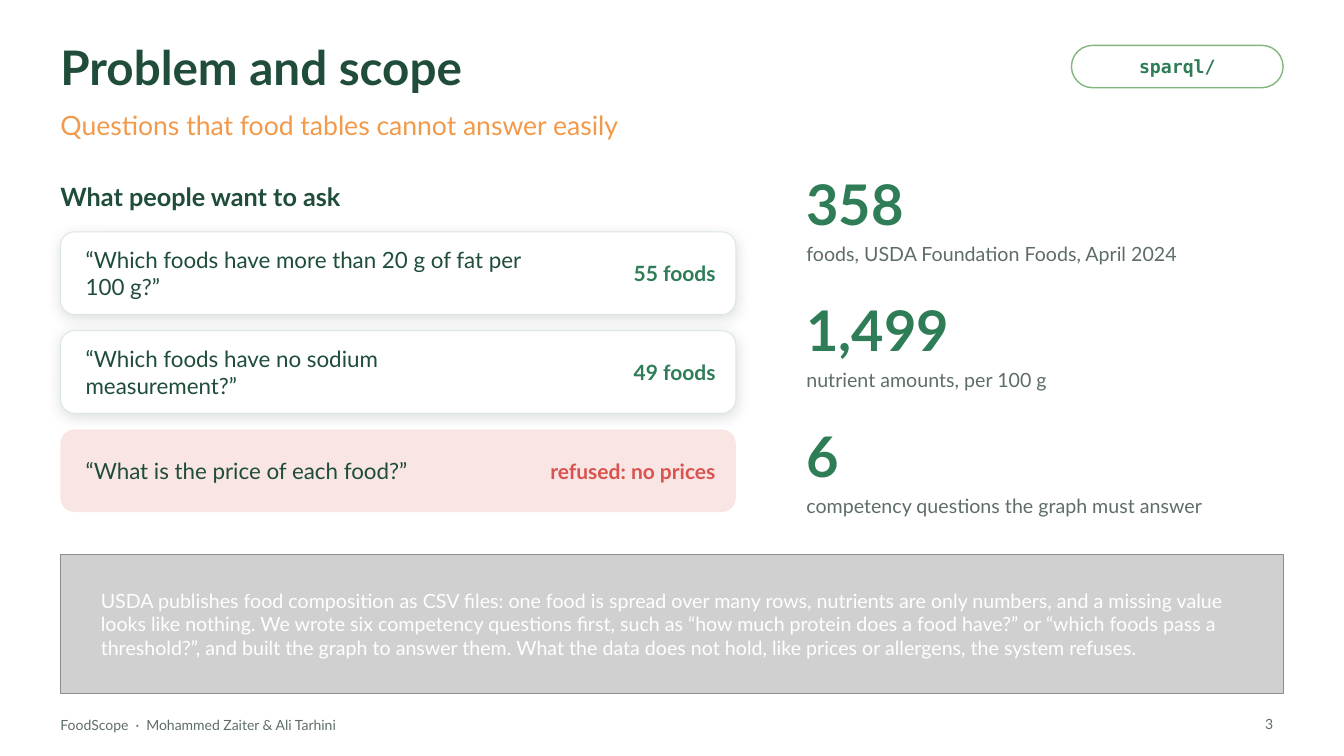
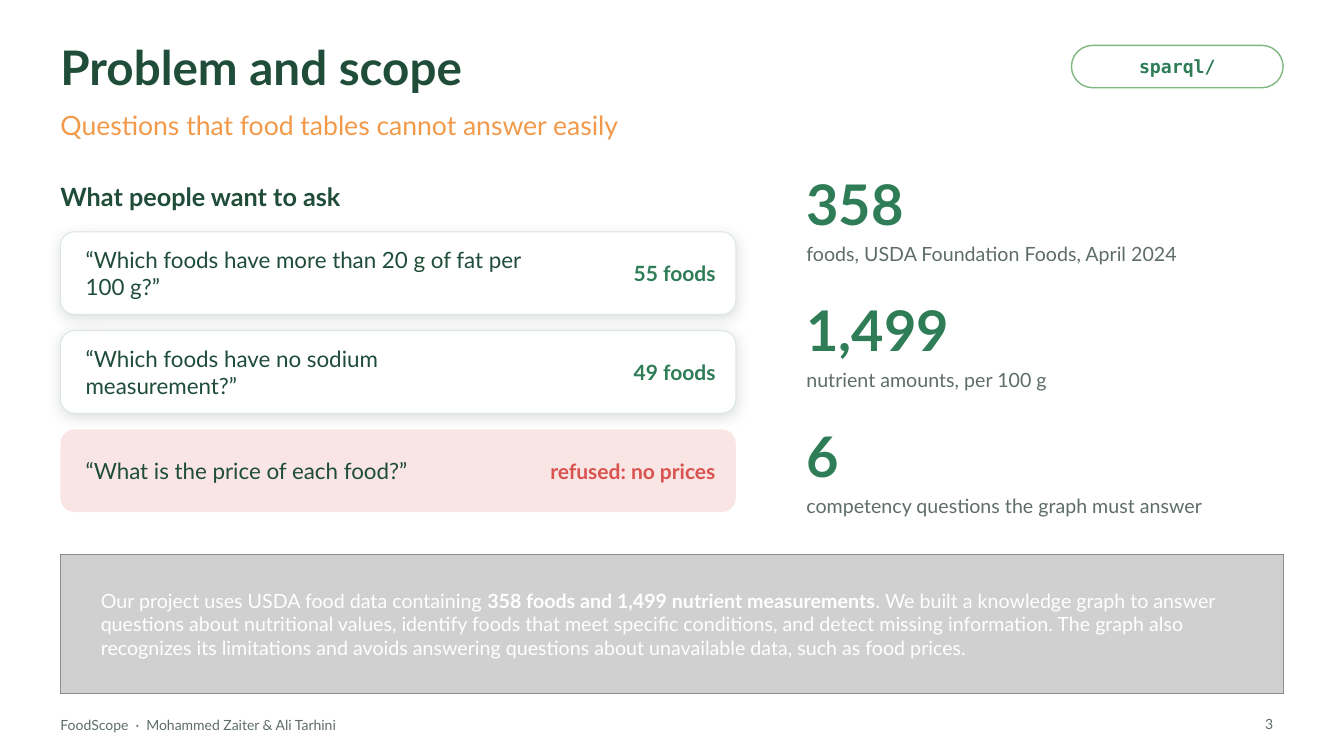
Before and after one commit to MohammedZaiter/knowledge-rep, a slide deck: slide 3 of presentation/FoodScope.pptx. Drawn at 1344x756 pixels with LibreOffice and Linux fonts; fonts in the diff are those of the drawing; grey boxes stand for pictures; background and template pictures are left out. Boxes give left, top, right and bottom in pixels: in the first picture for what was removed or moved away, otherwise in the second. Text is boxed around its words. In the diff, an @@ line names an element or a change of style, - is before the commit and + after.

Commit message:
+update final presentation  for FoodScope

```diff
--- a/presentation/FoodScope.pptx
+++ b/presentation/FoodScope.pptx
@@ text at (101,594,1215,658): text changed @@
-USDA publishes food composition as CSV files: one food is spread over many rows, nutrients are only numbers, and a missing value looks like nothing. We wrote six competency questions first, such as “how much protein does a food have?” or “which foods pass a threshold?”, and built the graph to answer them. What the data does not hold, like prices or allergens, the system refuses.
+Our project uses USDA food data containing 358 foods and 1,499 nutrient measurements. We built a knowledge graph to answer questions about nutritional values, identify foods that meet specific conditions, and detect missing information. The graph also recognizes its limitations and avoids answering questions about unavailable data, such as food prices.
```
Also in this commit, not shown: 8 other slides changed, 1 slide removed.
